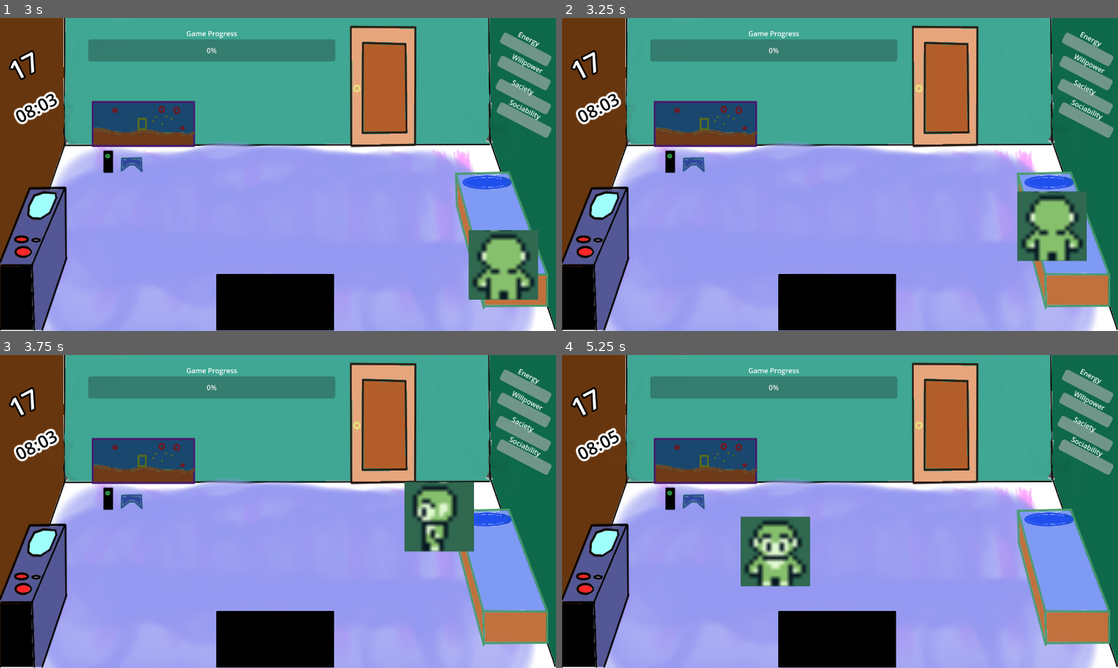
Above: before the commit, frames 1-4 (two rows, left to right).
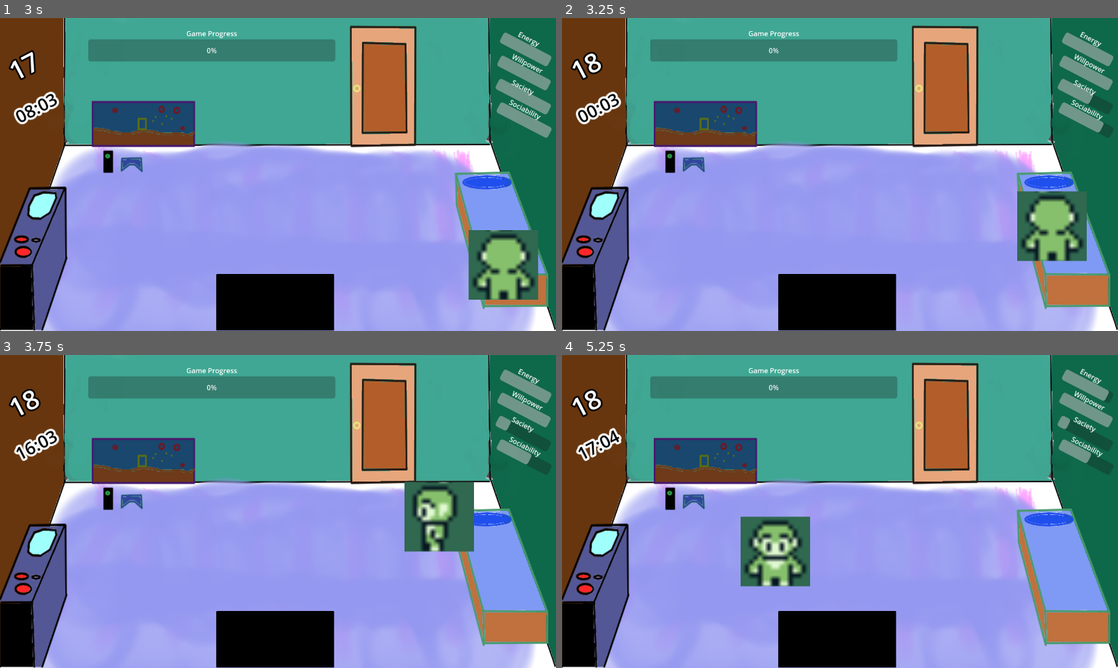
Above: after the commit, the same moments.

Repository: JaumeGreen/SoloGameDev
Game: Godot game, scene res://Scripts/habitacio.tscn
The game is run twice, just before and just after one commit, with the same random seed, the same clock (stepped at 60 frames per second) and the same inputs.
Inputs (mouse positions are in pixels of both pictures, inside the frame that each line leads up to):
- Up to frame 1 (3 s): tap Enter (ui_accept) at 0.5, 1.52, 1.55, 1.82 s; move the mouse to (400, 158) at 0.52 s; hold Right (ui_right) 0.53-1.28 s; hold Enter (ui_accept) 0.53-1.28 s; move the mouse to (166, 190) at 1.27 s; hold Down (ui_down) 1.28-2.03 s; click (166, 190) at 1.35 s; move the mouse to (333, 105) at 2.02 s; hold Right (ui_right) 2.03-2.78 s; hold Enter (ui_accept) 2.03-2.78 s; move the mouse to (250, 237) at 2.77 s; hold Up (ui_up) from 2.78 s (still down); click (250, 237) at 2.85 s
- Up to frame 2 (3.25 s): keep holding Up (ui_up); tap Enter (ui_accept) at 3.02, 3.05 s
- Up to frame 3 (3.75 s): tap Enter (ui_accept) at 3.32 s; move the mouse to (444, 558) at 3.52 s; release Up (ui_up) at 3.53 s; hold Left (ui_left) from 3.53 s (still down); hold Enter (ui_accept) from 3.53 s (still down)
- Up to frame 4 (5.25 s): move the mouse to (673, 464) at 4.27 s; release Enter (ui_accept) at 4.28 s; click (673, 464) at 4.35 s; tap Enter (ui_accept) at 4.52, 4.55, 4.82 s; move the mouse to (867, 511) at 5.02 s; release Left (ui_left) at 5.03 s; hold Down (ui_down) from 5.03 s (still down); hold Enter (ui_accept) from 5.03 s (still down)

Frame 1 is identical in both runs. In frame 2, 0.4% of the frame differs, in the area x 3-100%, y 10-39%; in frame 3, 0.7%; in frame 4, 0.9%, in the area x 2-100%, y 10-39%.

Commit message:
accions per tot

Diff:
--- a/Scripts/Soloer.gd
+++ b/Scripts/Soloer.gd
@@ -13,6 +13,13 @@
 @onready var _voluntat=$/root/Habitacio/Barres/Forçavoluntat
 @onready var _sacietat=$/root/Habitacio/Barres/Sacietat
 @onready var _sociabilitat=$/root/Habitacio/Barres/Sociabilitat
+@onready var _accions = { #localització : [temps, progress, energia, voluntat, saciabilitat, sociabilitat]
+	"Feina" : [30,1,-5,-5,-3,-2],
+	"Llit" : [480,0,50,40,-20,-10],
+	"Cuina" : [60,0,10,5,50,-1],
+	"Porta" : [120,0,-5,0,0,50],
+	"Oci" : [60,0,-10,30,-5,-5],
+}
 
 func get_input():
 	var input_direction = Input.get_vector("ui_left", "ui_right", "ui_up", "ui_down")
@@ -41,13 +48,13 @@
 func _input(event):
 	if event.is_action_pressed("click"):
 		target = get_global_mouse_position()
-	if event.is_action_pressed("ui_accept") && _zona=="Feina":
-		acciotriga(15)
-		progres(1)
-		energia(-10)
-		voluntat(-5)
-		sacietat(-5)
-		sociabilitat(-3)
+	if event.is_action_pressed("ui_accept") && _zona!="":
+		acciotriga(_accions[_zona][0])
+		progres(_accions[_zona][1])
+		energia(_accions[_zona][2])
+		voluntat(_accions[_zona][3])
+		sacietat(_accions[_zona][4])
+		sociabilitat(_accions[_zona][5])
 
 
 
--- a/Scripts/habitacio.gd
+++ b/Scripts/habitacio.gd
@@ -10,8 +10,9 @@
 
 func format_time():
 	if minutes>=60 :
+		var inchor = minutes/60
 		minutes %= 60
-		hour+=1
+		hour+=inchor
 		if hour>=24 :
 			hour %= 24
 			date+=1
